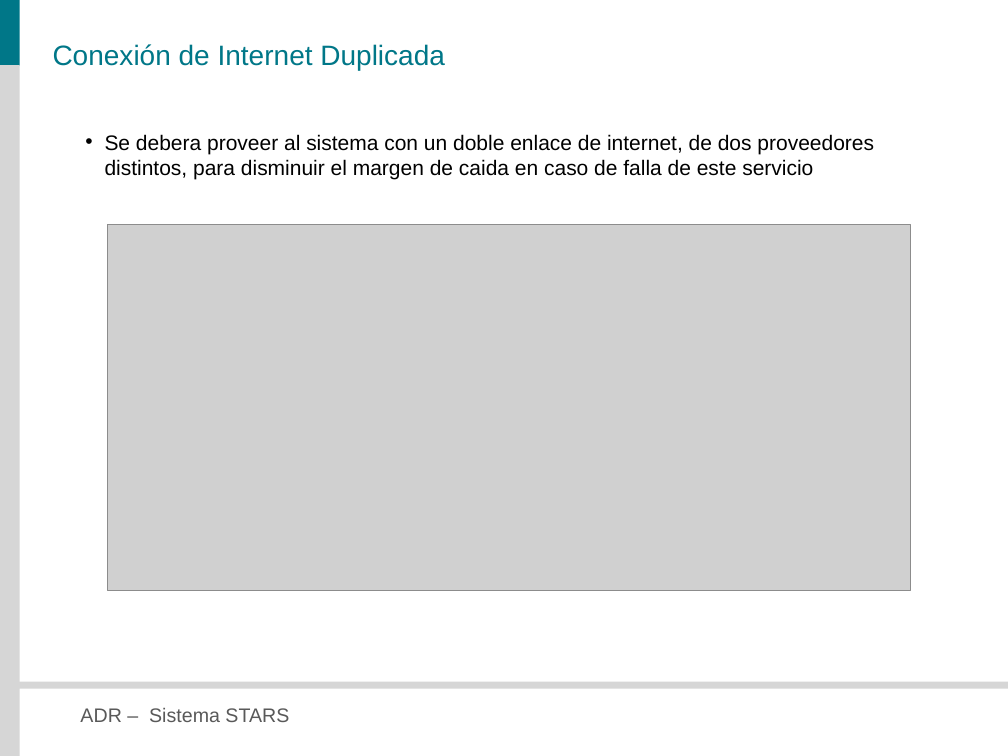
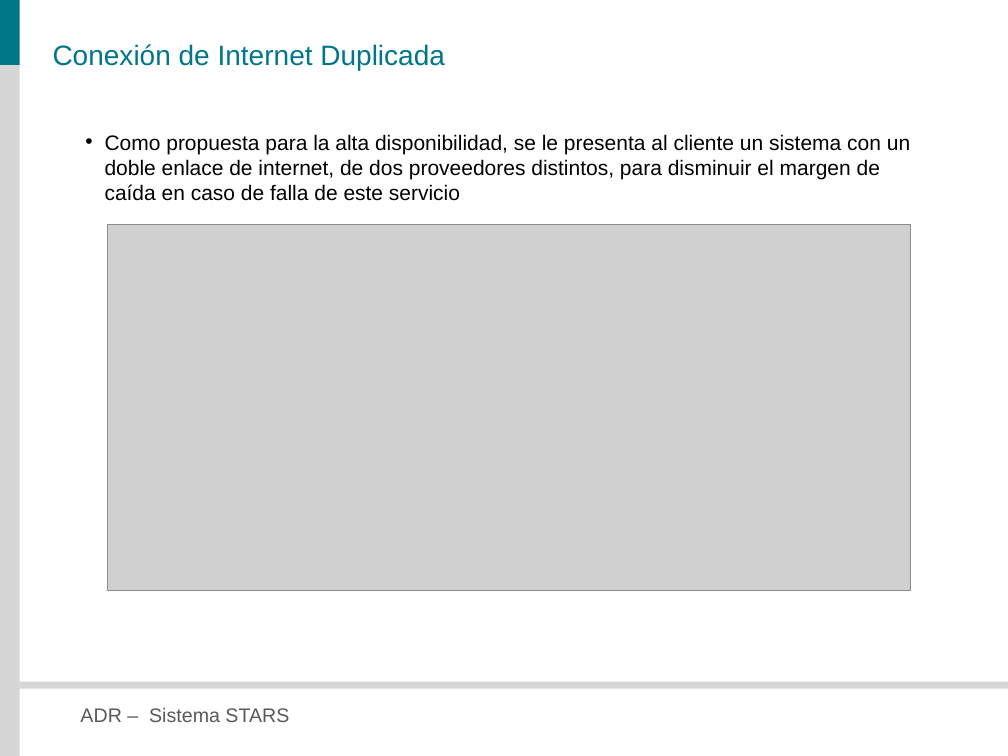
Before and after one commit to veritoreinoso/adr-2010, a slide deck: slide 19 of Presentacion.pptx (slide 18 before the commit). Drawn at 1008x756 pixels with LibreOffice and Linux fonts; fonts in the diff are those of the drawing; grey boxes stand for pictures. Boxes give left, top, right and bottom in pixels: in the first picture for what was removed or moved away, otherwise in the second. Text is boxed around its words. In the diff, an @@ line names an element or a change of style, - is before the commit and + after.

```diff
--- a/Presentacion.pptx
+++ b/Presentacion.pptx
@@ text at box(105, 134, 910, 201): text changed @@
-• Se debera proveer al sistema con un doble enlace de internet, de dos proveedores distintos, para disminuir el margen de caida en caso de falla de este servicio
+• Como propuesta para la alta disponibilidad, se le presenta al cliente un sistema con un doble enlace de internet, de dos proveedores distintos, para disminuir el margen de caída en caso de falla de este servicio
```
Also in this commit, not shown: 11 other slides changed, 2 slides added.
